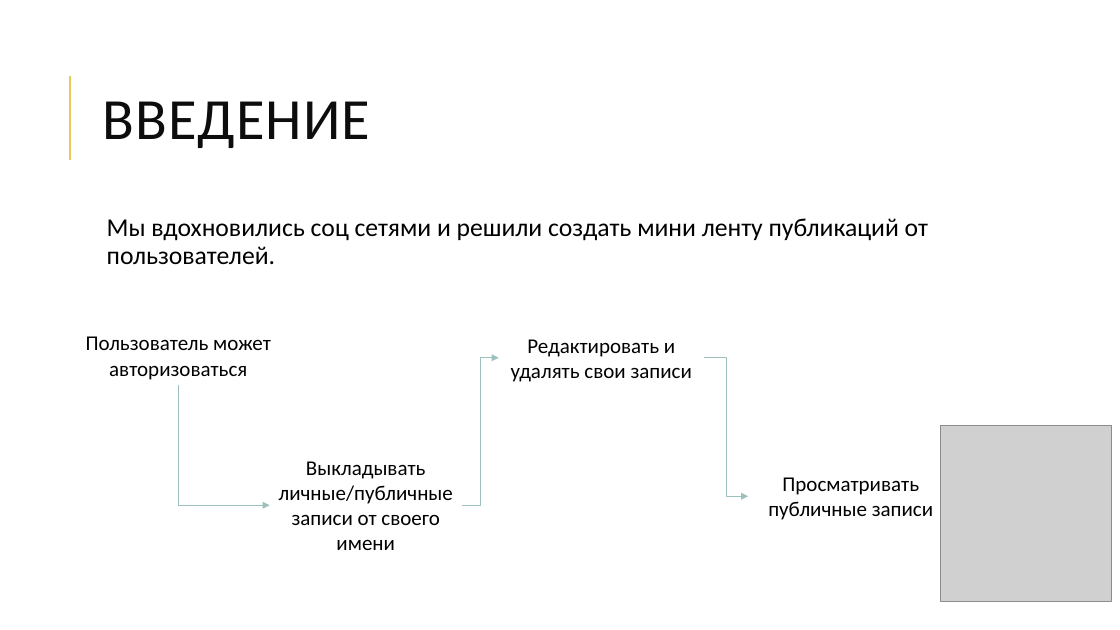
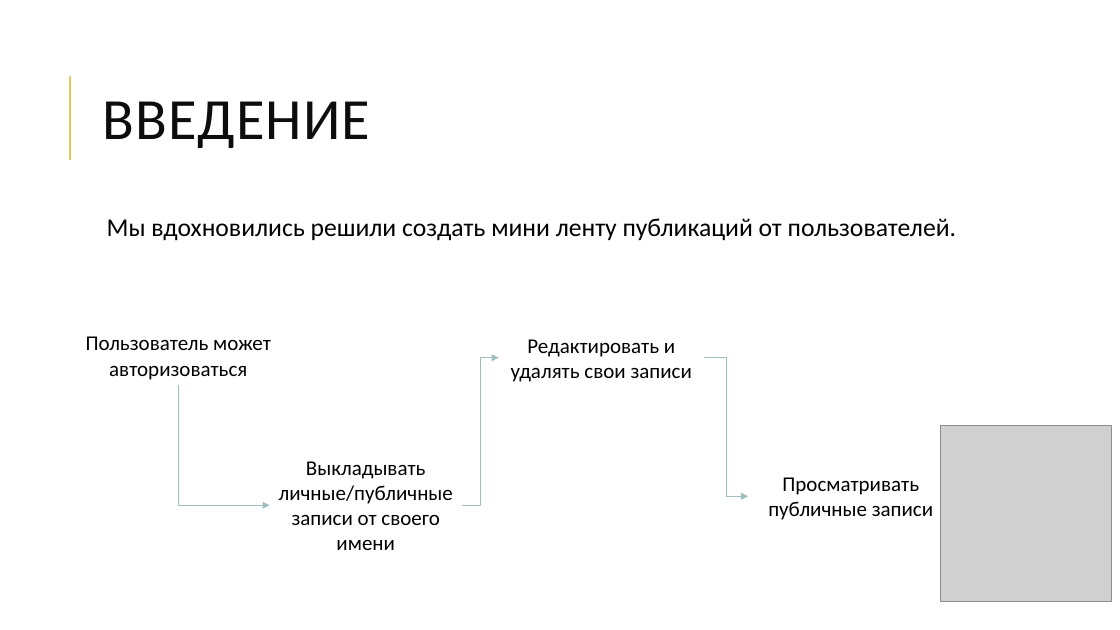
Before and after one commit to git21git/WEB_Project, a slide deck: slide 2 of Презентация WEB.pptx. Drawn at 1120x630 pixels with LibreOffice and Linux fonts; fonts in the diff are those of the drawing; grey boxes stand for pictures. Boxes give left, top, right and bottom in pixels: in the first picture for what was removed or moved away, otherwise in the second. Text is boxed around its words. In the diff, an @@ line names an element or a change of style, - is before the commit and + after.

```diff
--- a/Презентация WEB.pptx
+++ b/Презентация WEB.pptx
@@ text at (x1=107, y1=218, x2=956, y2=241): text changed @@
-  Мы вдохновились соц сетями и решили создать мини ленту публикаций от пользователей.
+  Мы вдохновились решили создать мини ленту публикаций от пользователей.
```
Also in this commit, not shown: 3 other slides changed, 3 other files.
